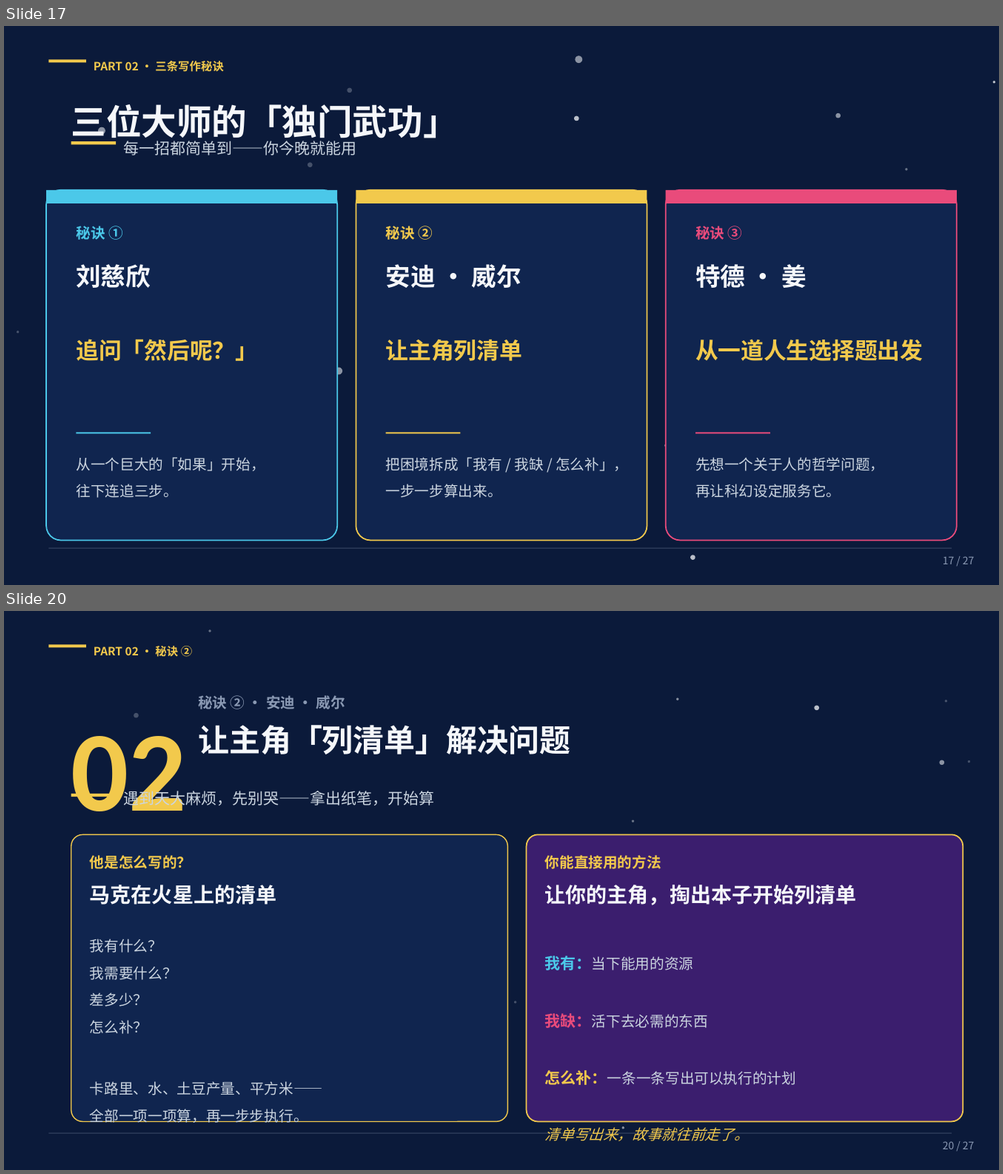
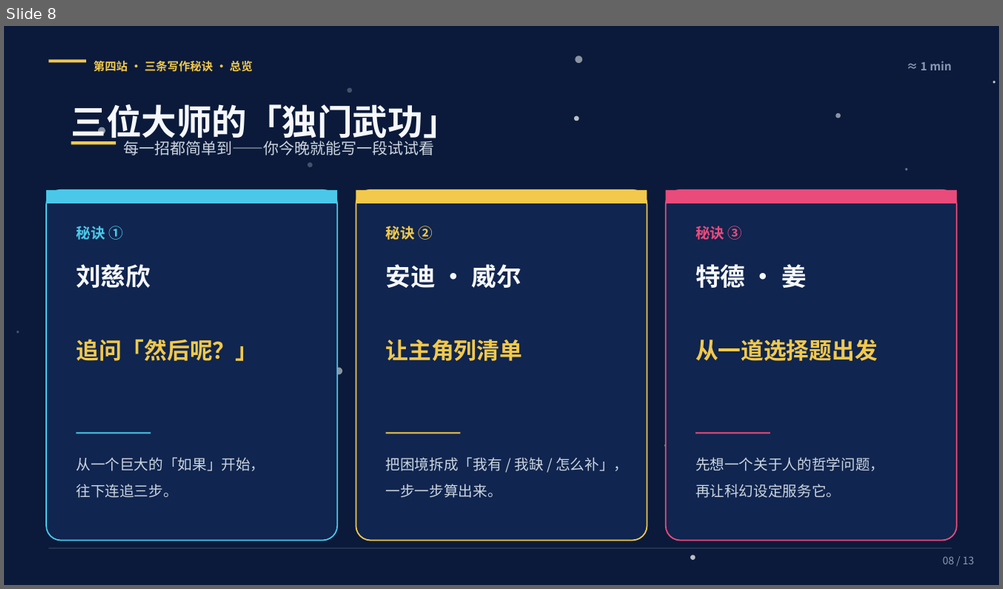
Before and after one commit to risyoucn-boop/kiro2026, a slide deck: 三位科幻大师的武功秘籍.pptx. Shown one above the other, each under a label of ours: slides 17 and 20 before the commit, slide 8 after it; the slides between them are not shown. The pictures are 1003x1174 and 1003x589 pixels, drawn with LibreOffice and Linux fonts; fonts in the diff are those of the drawing. Boxes give left, top, right and bottom in pixels: in the first picture for what was removed or moved away, otherwise in the second. Text is boxed around its words. In the diff, an @@ line names an element or a change of style, - is before the commit and + after.

```diff
--- a/三位科幻大师的武功秘籍.pptx
+++ b/三位科幻大师的武功秘籍.pptx
@@ slide 20 removed at (4,611,999,1170), background #FFFFFF @@
@@ rectangle removed at (4,611,999,1170) @@
@@ ellipse removed at (208,629,210,632) @@
@@ rectangle removed at (48,644,86,647) @@
@@ text removed at (71,647,245,837) @@
-PART 02 · 秘诀 ②
@@ text removed at (125,647,139,655) @@
-02
@@ text removed at (155,646,345,709) @@
-秘诀 ② · 安迪 · 威尔
@@ ellipse removed at (676,698,678,701) @@
@@ ellipse removed at (134,713,139,718) @@
@@ ellipse removed at (814,706,819,711) @@
@@ ellipse removed at (945,700,947,702) @@
@@ text removed at (198,725,571,755) @@
-让主角「列清单」解决问题
@@ ellipse removed at (939,760,944,766) @@
@@ ellipse removed at (967,760,970,763) @@
@@ rectangle removed at (71,794,116,797) @@
@@ text removed at (123,789,434,808) @@
-遇到天大麻烦，先别哭——拿出纸笔，开始算
@@ ellipse removed at (632,820,634,822) @@
@@ rounded rectangle removed at (71,834,508,1122) @@
@@ rounded rectangle removed at (526,834,963,1122) @@
@@ text removed at (90,855,191,869) @@
-他是怎么写的？
@@ text removed at (545,855,661,869) @@
-你能直接用的方法
@@ text removed at (90,885,276,905) @@
-马克在火星上的清单
@@ text removed at (545,885,856,906) @@
-让你的主角，掏出本子开始列清单
@@ text removed at (90,939,322,1123) @@
-我有什么？
-我需要什么？
-差多少？
-怎么补？
-卡路里、水、土豆产量、平方米——
-全部一项一项算，再一步步执行。
@@ text removed at (545,956,796,1142) @@
-我有：当下能用的资源
-我缺：活下去必需的东西
-怎么补：一条一条写出可以执行的计划
-清单写出来，故事就往前走了。
@@ ellipse removed at (514,1001,516,1003) @@
@@ rectangle removed at (48,1133,951,1134) @@
@@ ellipse removed at (622,1128,624,1130) @@
@@ text removed at (942,1142,974,1150) @@
-20 / 27
@@ what was slide 17 is now slide 8 @@
@@ slide 8 changed as well @@
@@ text at (94,61,253,72): text changed @@
-PART 02 · 三条写作秘诀
+第四站 · 三条写作秘诀 · 总览
@@ text added at (920,61,951,70), 11 pt, text #8A99B3, bold @@
+≈ 1 min
@@ text at (123,141,434,156): text changed @@
-每一招都简单到——你今晚就能用
+每一招都简单到——你今晚就能写一段试试看
@@ text at (695,339,877,361): text changed @@
-从一道人生选择题出发
+从一道选择题出发
@@ text at (942,557,974,565): text changed @@
-17 / 27
+08 / 13
```
Also in this commit, not shown: 11 other slides changed, 1 slide added, 13 other slides removed, 1 other file.
